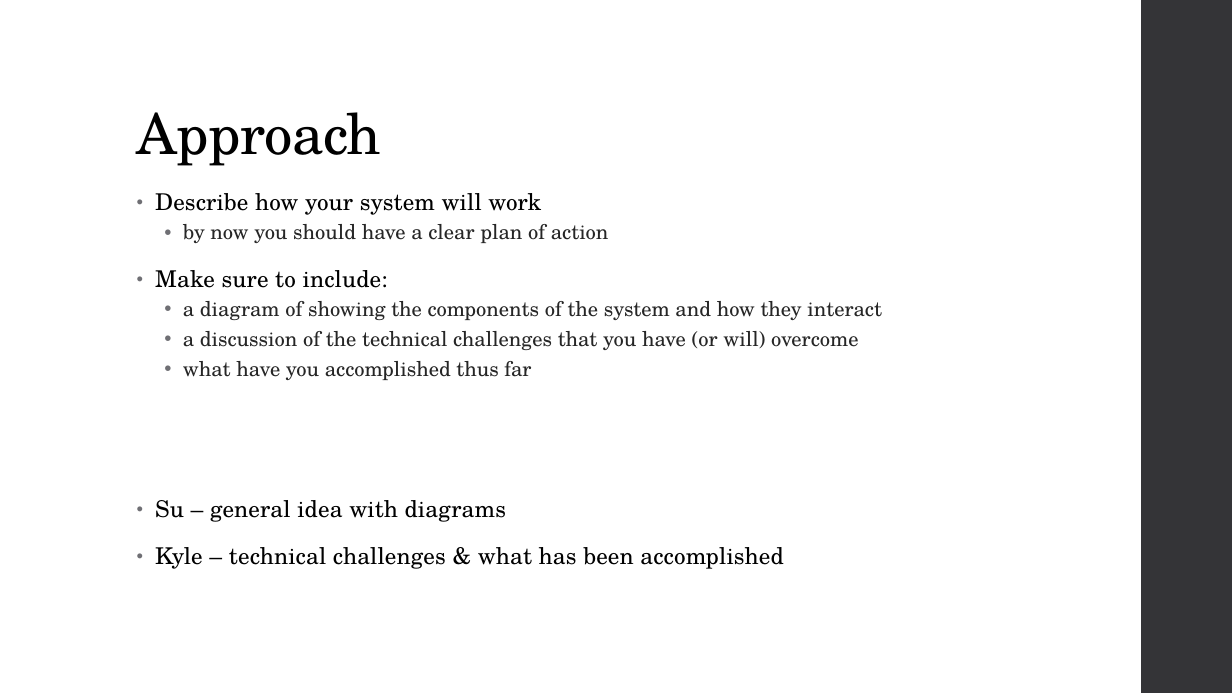
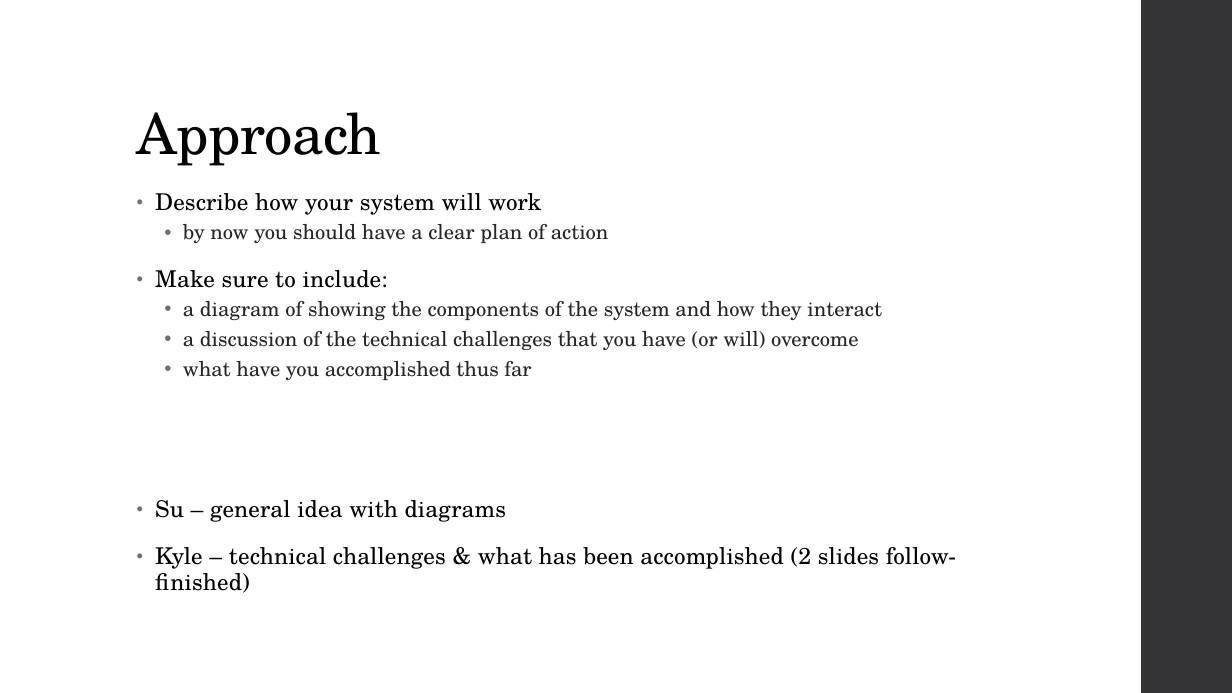
Before and after one commit to diederichk/StepCounter, a slide deck: slide 2 of MidtermPresentation/Diederich_MidtermPresentation.pptx. Drawn at 1232x693 pixels with LibreOffice and Linux fonts; fonts in the diff are those of the drawing. Boxes give left, top, right and bottom in pixels: in the first picture for what was removed or moved away, otherwise in the second. Text is boxed around its words. In the diff, an @@ line names an element or a change of style, - is before the commit and + after.

```diff
--- a/MidtermPresentation/Diederich_MidtermPresentation.pptx
+++ b/MidtermPresentation/Diederich_MidtermPresentation.pptx
@@ text at [155, 547, 956, 593]: text changed @@
-• Kyle – technical challenges & what has been accomplished
+• Kyle – technical challenges & what has been accomplished (2 slides follow-finished)
```
Also in this commit, not shown: 2 other slides changed, 2 slides added, 1 other file.
